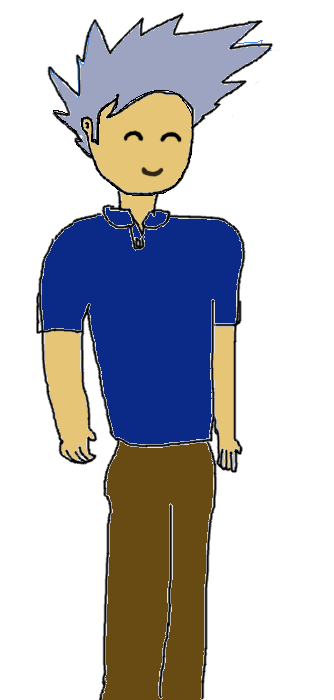
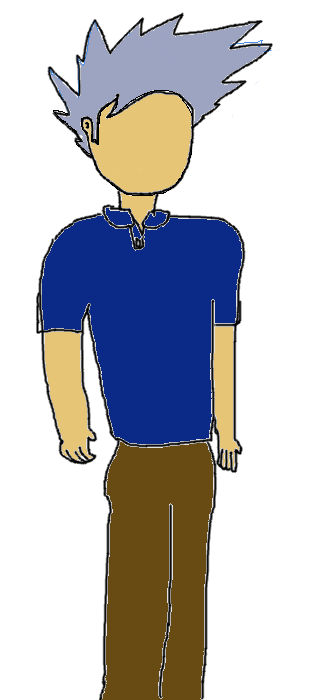
Revision of a layered (334, 700) image; what changed, layer by layer:
hid "miyake blue charming", painted on it over [108, 99, 193, 178]
